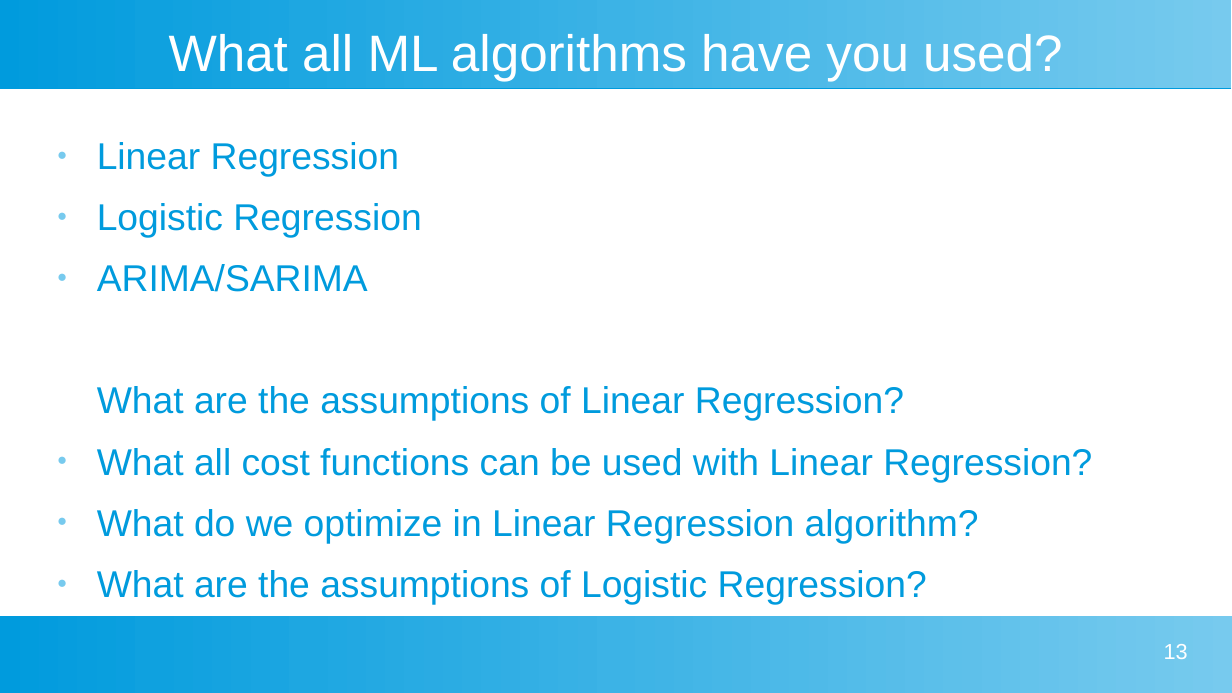
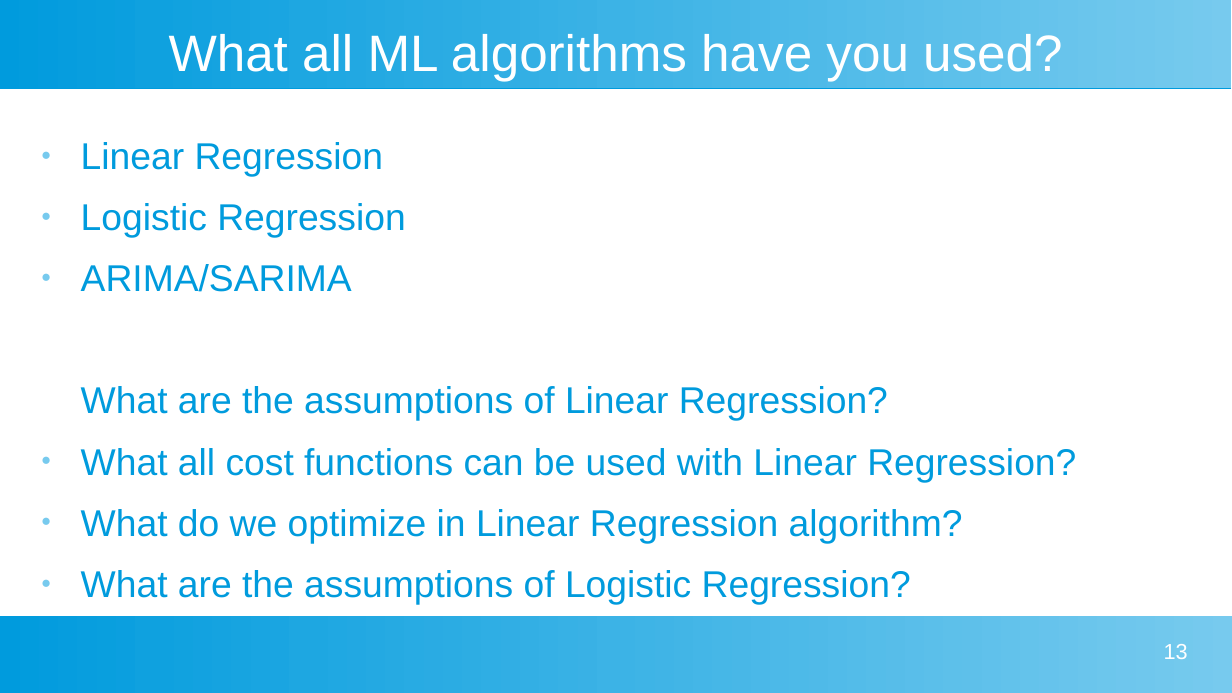
Before and after one commit to ashishjain1547/public_interviews_for_data_scientist_role_at_quantlytix, a slide deck: slide 13 of Ques - Ajit.odp. Drawn at 1232x693 pixels with LibreOffice and Linux fonts; fonts in the diff are those of the drawing. Boxes give left, top, right and bottom in pixels: in the first picture for what was removed or moved away, otherwise in the second. Text is boxed around its words. In the diff, an @@ line names an element or a change of style, - is before the commit and + after.

```diff
--- a/Ques - Ajit.odp
+++ b/Ques - Ajit.odp
@@ text "Linear Regression": place and size @@
-text "Linear Regression" at (97, 142, 1092, 605)
+text "Linear Regression" at (81, 142, 1076, 605)
```
Also in this commit, not shown: 1 other slide changed, 12 other files.
